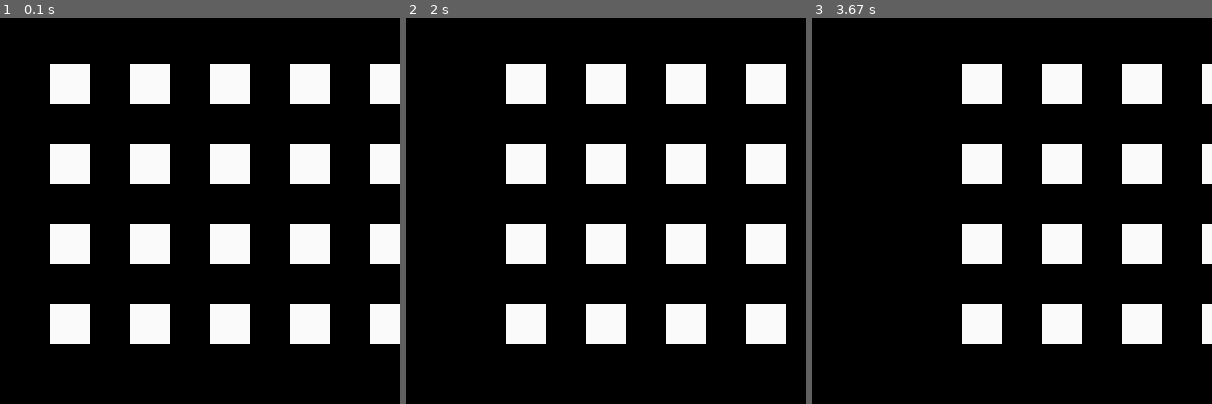
Above: before the commit, frames 1-3 (left to right).
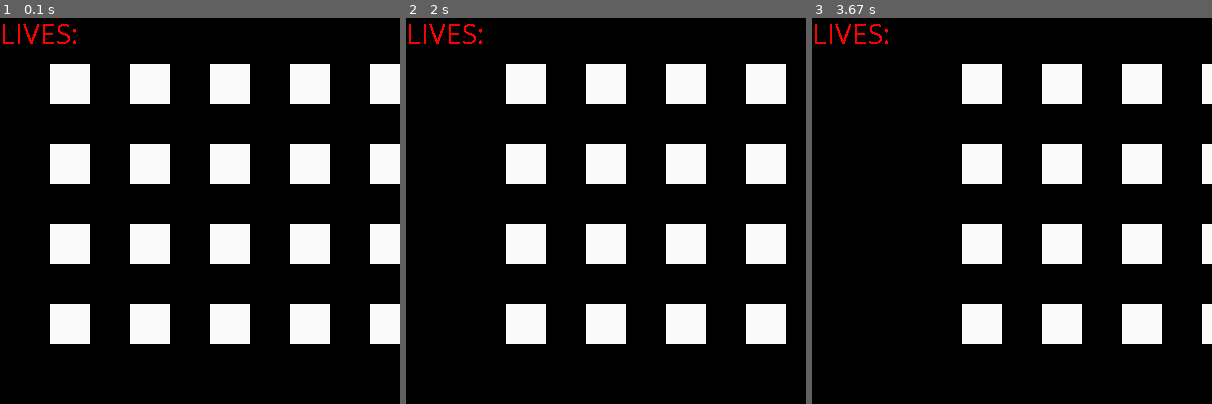
Above: after the commit, the same moments.

Repository: Cryingabriel/python-code
Game: pygame game, started from space invaders.py
The game is run twice, just before and just after one commit, with the same random seed, the same clock (stepped at 60 frames per second) and the same inputs.
Inputs:
- Up to frame 1 (0.1 s): no input
- Up to frame 2 (2 s): tap Space at 0.33, 0.73, 1.03, 1.23, 1.53, 1.73 s; hold Right 0.67-1.13 s; hold Right 1.17-1.63 s; hold Left from 1.67 s (still down)
- Up to frame 3 (3.67 s): tap Space at 2.03, 2.3, 2.6, 2.73, 3.03, 3.4 s; release Left at 2.2 s; hold Left 2.23-2.63 s; hold Right 2.67-3.3 s; hold Left from 3.33 s (still down)
The pictures show only the part of the screen within x 0-50%, y 0-50%; the shares and areas given below are measured in that part.

The runs differ from the first frame. In frame 1, 0.3% of the frame differs, in the area x 0-19%, y 1-7%; in frame 2, 0.3%; in frame 3, 0.3%.

Commit message:
Update space invaders.py

Diff:
--- a/space invaders.py
+++ b/space invaders.py
@@ -6,6 +6,8 @@
 pygame.display.set_caption("space invaders")
 screen = pygame.display.set_mode((800, 800))
 clock = pygame.time.Clock()
+my_font = pygame.font.SysFont('Comic Sans MS', 30)
+text_surface = my_font.render('LIVES:', False, (255,0,0))
 gameover = False
 timer = 0
 
@@ -216,8 +218,7 @@
     bullet.draw()
     for i in range (len(missle)):
         missle[i].draw()
-    my_font = pygame.font.SysFont('Comic Sans MS', 30)
-    text_surface = my_font.render('LIVES', False, (255,0,0))
+    screen.blit(text_surface, (0,0))
     pygame.draw.rect(screen, (200, 200, 100), (xpos, 750, 60, 20))
     pygame.display.flip()
 #end game loop------------------
